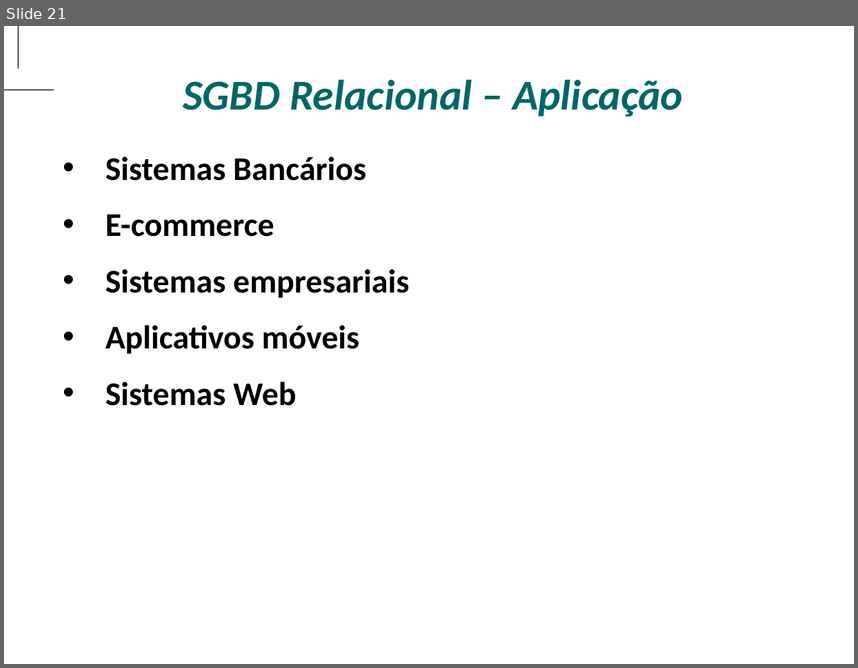
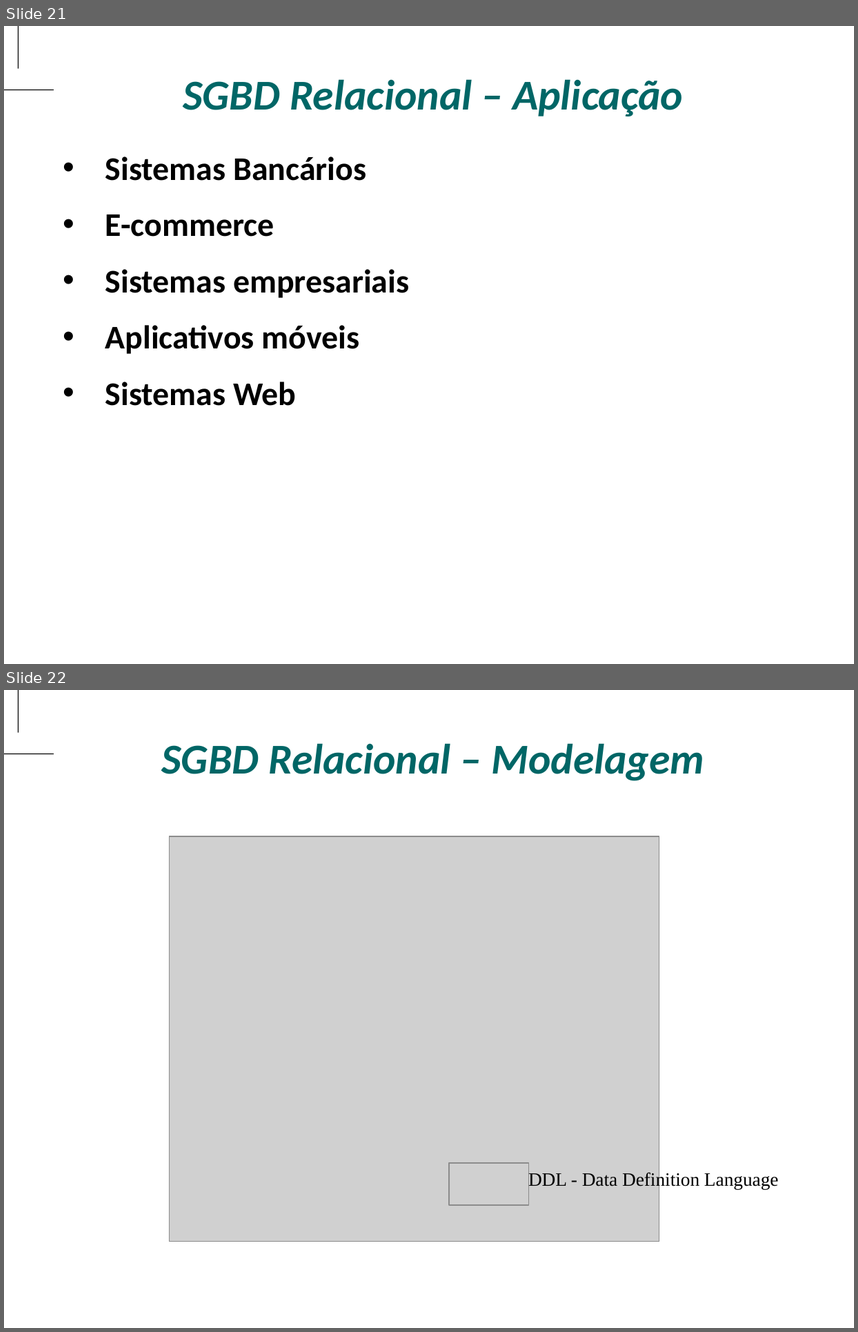
Before and after one commit to antoniomralmeida/bd, a slide deck: BANCO DE DADOS.pptx. Shown one above the other, each under a label of ours: slide 21 before the commit, slides 21 and 22 after it. The pictures are 858x668 and 858x1332 pixels, drawn with LibreOffice and Linux fonts; fonts in the diff are those of the drawing; grey boxes stand for pictures; background and template pictures are left out. Boxes give left, top, right and bottom in pixels: in the first picture for what was removed or moved away, otherwise in the second. Text is boxed around its words. In the diff, an @@ line names an element or a change of style, - is before the commit and + after.

```diff
--- a/BANCO DE DADOS.pptx
+++ b/BANCO DE DADOS.pptx
@@ slide 22 added at (x1=4, y1=690, x2=854, y2=1328), background picture (left out); not listed: 2 template elements that a slide beside it also shows @@
@@ text added at (x1=161, y1=743, x2=704, y2=781), 36 pt, text #006666, bold, italic @@
+SGBD Relacional – Modelagem
@@ picture added at (x1=170, y1=836, x2=660, y2=1241) @@
@@ picture added at (x1=450, y1=1163, x2=529, y2=1204) @@
@@ text added at (x1=528, y1=1171, x2=779, y2=1189), 16 pt, text #000000 @@
+DDL - Data Definition Language
```
Also in this commit, not shown: 4 slides changed, 12 other slides added.
